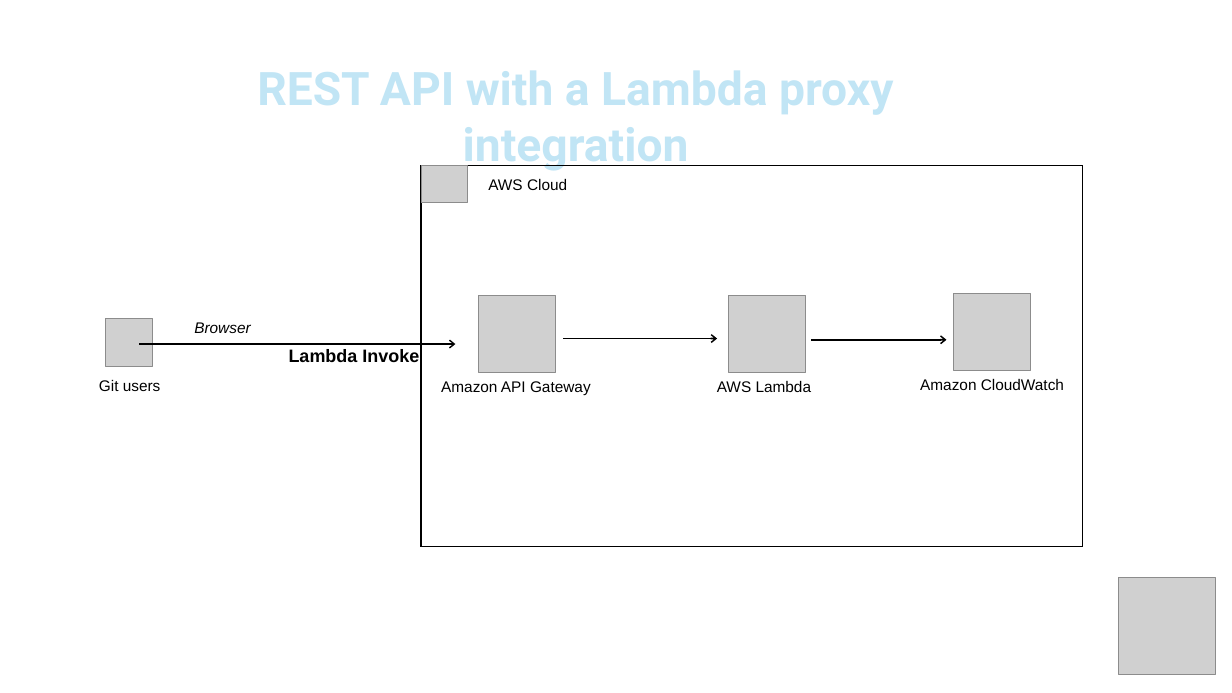
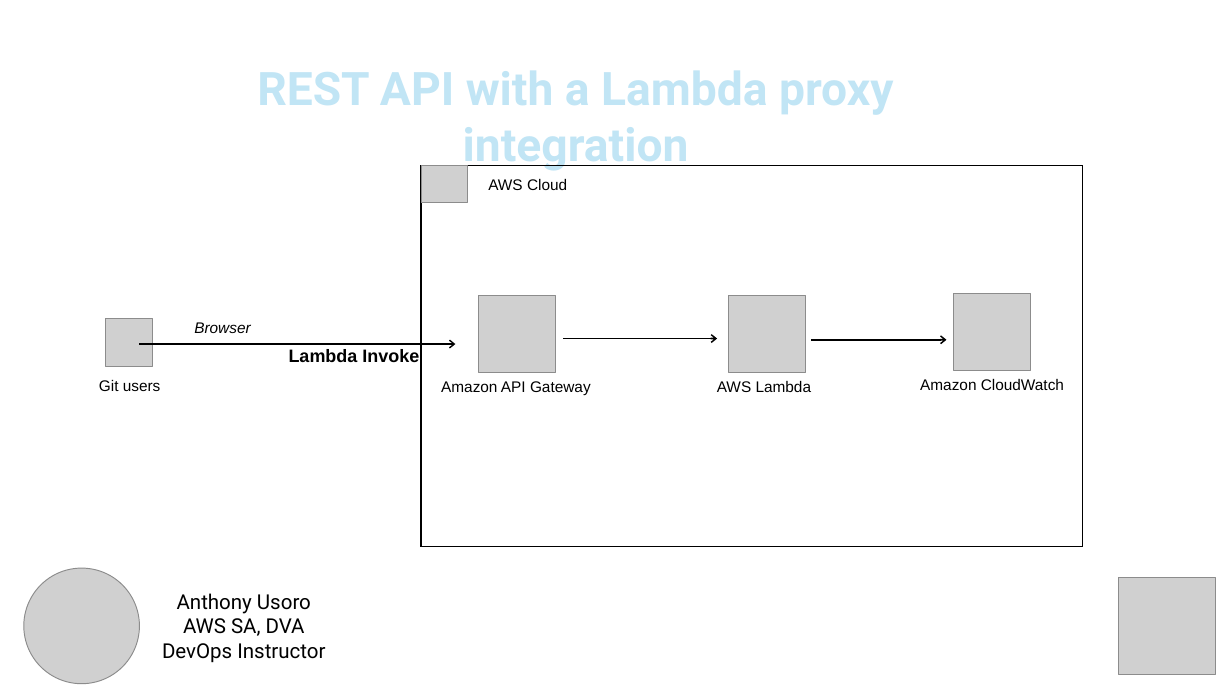
Before and after one commit to tiusoro/restapi-lambda, a slide deck: slide 1 of restapi-lambda-integration.pptx. Drawn at 1232x693 pixels with LibreOffice and Linux fonts; fonts in the diff are those of the drawing; grey boxes stand for pictures. Boxes give left, top, right and bottom in pixels: in the first picture for what was removed or moved away, otherwise in the second. Text is boxed around its words. In the diff, an @@ line names an element or a change of style, - is before the commit and + after.

Commit message:
Added Author

```diff
--- a/restapi-lambda-integration.pptx
+++ b/restapi-lambda-integration.pptx
@@ picture added at (24, 568, 140, 684) @@
@@ text added at (162, 593, 325, 663), 16 pt, text #000000 @@
+Anthony Usoro
+AWS SA, DVA
+DevOps Instructor
```
